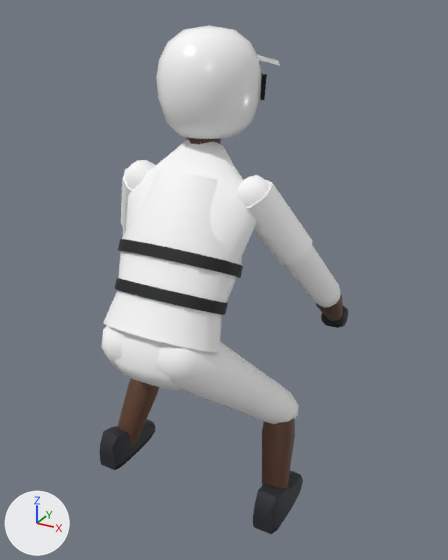
The glTF model godot/assets/models/riders/dax.glb: old version first, new version second.
The view is the same before and after, from a camera (50 mm lens) standing at (0.985, -1.369, 0.968) and looking at (0.044, 0.341, 0.113). The axes (+X, +Y, +Z) are drawn at lower left. The lights are the same throughout. The older version comes first. Where no turn or scale is listed for an object, it has been applied to the vertices. Vertices at exactly the same position are counted once.

In view in the first picture: 'BootLeft', 'BootRight', 'CuffRight', 'ForearmRight', 'GloveRight', 'Helmet', 'ShinLeft', 'ShinRight', 'SleeveRight', 'Strap1', 'Strap2', 'ThighRight', 'Torso', 'UpperArmRight', 'Vest' and 6 more.
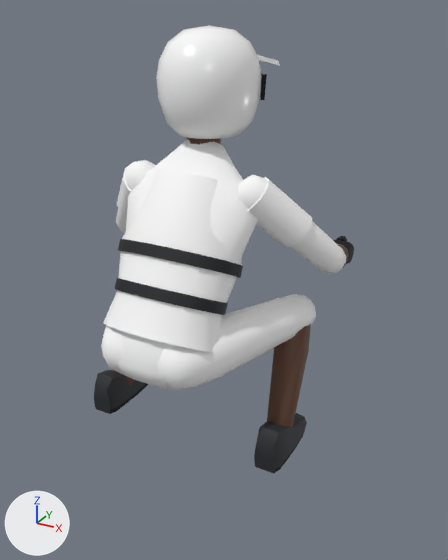
Where the change shows, as pixel boxes (x1, y1, x2, y2) in the pictures (448 x 560 px):
'ThighRight', reshaped: before (157, 342, 299, 424); after (158, 294, 316, 389)
'ShinRight', reshaped, moved: before (262, 418, 295, 489); after (267, 323, 311, 427)
'BootRight', moved: before (253, 471, 303, 534); after (254, 413, 307, 474)
'UpperArmRight', reshaped (25% shorter): before (237, 175, 341, 308); after (238, 175, 346, 274)
'SleeveRight', reshaped (17% shorter): before (246, 180, 312, 266); after (247, 177, 312, 248)
'BootLeft', moved: before (100, 419, 155, 470); after (94, 370, 148, 414)
'ShinLeft', reshaped, moved (mostly hidden afterwards): before (118, 378, 159, 447); after (112, 370, 134, 386)
'CuffRight', reshaped: before (245, 377, 286, 422); after (265, 298, 298, 343)
'GloveRight', moved: before (321, 306, 348, 328); after (333, 240, 354, 264)
'ForearmRight', moved (mostly hidden afterwards): before (316, 294, 343, 321); after (337, 244, 349, 268)

The change, as a list of edits to the scene's bpy script:
```text
Change me_shinleft:
    remove me_shinleft.from_pydata(...)  # 52 vertices, 100 faces; spans x -0.09..0.05, y -0.18..0.045, z -0.337..0.038
    add me_shinleft.from_pydata(...)  # 52 vertices, 100 faces; spans x -0.075..0.051, y -0.242..0.044, z -0.419..0.035
    me_shinleft part 1: 52 of 52 vertices moved; they spanned x -0.09..0.05, y -0.18..0.045, z -0.337..0.038 and now span x -0.075..0.051, y -0.242..0.044, z -0.419..0.035; mean shift (0.007, -0.029, -0.038)
Change me_shinright:
    remove me_shinright.from_pydata(...)  # 52 vertices, 100 faces; spans x -0.05..0.09, y -0.18..0.045, z -0.337..0.038
    add me_shinright.from_pydata(...)  # 52 vertices, 100 faces; spans x -0.051..0.075, y -0.242..0.044, z -0.419..0.035
    me_shinright part 2: 52 of 52 vertices moved; they spanned x -0.05..0.09, y -0.18..0.045, z -0.337..0.038 and now span x -0.051..0.075, y -0.242..0.044, z -0.419..0.035; mean shift (-0.007, -0.029, -0.038)
Change me_thighright:
    remove me_thighright.from_pydata(...)  # 52 vertices, 100 faces; spans x -0.095..0.235, y -0.109..0.394, z -0.39..0.108
    add me_thighright.from_pydata(...)  # 52 vertices, 100 faces; spans x -0.098..0.254, y -0.104..0.455, z -0.087..0.094
    me_thighright part 3: 52 of 52 vertices moved; they spanned x -0.095..0.235, y -0.109..0.394, z -0.39..0.108 and now span x -0.098..0.254, y -0.104..0.455, z -0.087..0.094; mean shift (0.007, 0.027, 0.14)
Change me_cuffright:
    remove me_cuffright.from_pydata(...)  # 22 vertices, 40 faces; spans x 0.054..0.216, y 0.18..0.336, z -0.334..-0.177
    add me_cuffright.from_pydata(...)  # 22 vertices, 40 faces; spans x 0.069..0.228, y 0.253..0.372, z -0.055..0.09
    me_cuffright part 4: 22 of 22 vertices moved; they spanned x 0.054..0.216, y 0.18..0.336, z -0.334..-0.177 and now span x 0.069..0.228, y 0.253..0.372, z -0.055..0.09; mean shift (0.013, 0.054, 0.276)
Change me_upperarmright:
    remove me_upperarmright.from_pydata(...)  # 52 vertices, 100 faces; spans x -0.058..0.232, y -0.058..0.223, z -0.396..0.057
    add me_upperarmright.from_pydata(...)  # 52 vertices, 100 faces; spans x -0.06..0.246, y -0.059..0.212, z -0.271..0.059
    me_upperarmright part 5: 52 of 52 vertices moved; they spanned x -0.058..0.232, y -0.058..0.223, z -0.396..0.057 and now span x -0.06..0.246, y -0.059..0.212, z -0.271..0.059; mean shift (0.005, -0.006, 0.058)
Change me_sleeveright:
    remove me_sleeveright.from_pydata(...)  # 22 vertices, 40 faces; spans x -0.059..0.159, y -0.06..0.154, z -0.229..0.038
    add me_sleeveright.from_pydata(...)  # 22 vertices, 40 faces; spans x -0.054..0.16, y -0.057..0.145, z -0.169..0.048
    me_sleeveright part 6: 21 of 22 vertices moved; they spanned x -0.059..0.159, y -0.06..0.154, z -0.229..0.038 and now span x -0.054..0.16, y -0.057..0.145, z -0.169..0.048; mean shift (0.004, -0.004, 0.037); largest move (0.119, 0.147, -0.158) -> (0.124, 0.132, -0.078)
Change ob_bootleft:
    ob_bootleft.location: (-0.33, 0.177, -0.65) -> (-0.33, 0.177, -0.39)
Change ob_bootright:
    ob_bootright.location: (0.33, 0.177, -0.65) -> (0.33, 0.177, -0.39)
Change ob_forearmright:
    ob_forearmright.location: (0.385, 0.416, 0.11) -> (0.397, 0.404, 0.237)
Change ob_gloveright:
    ob_gloveright.location: (0.33, 0.712, -0.12) -> (0.33, 0.712, 0.14)
Change ob_shinleft:
    ob_shinleft.location: (-0.278, 0.328, -0.325) -> (-0.295, 0.396, 0.024)
Change ob_shinright:
    ob_shinright.location: (0.278, 0.328, -0.325) -> (0.295, 0.396, 0.024)
```
